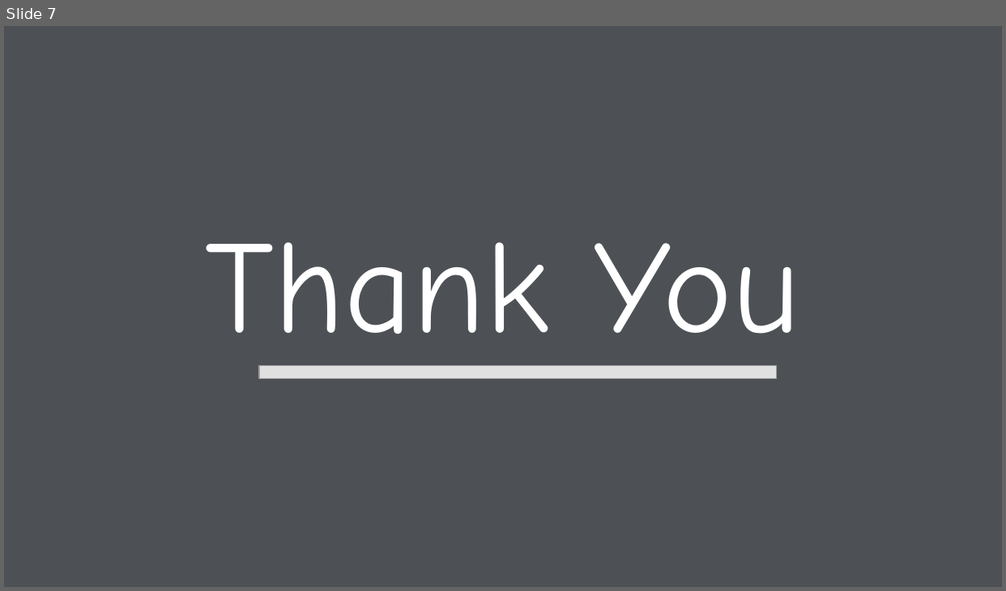
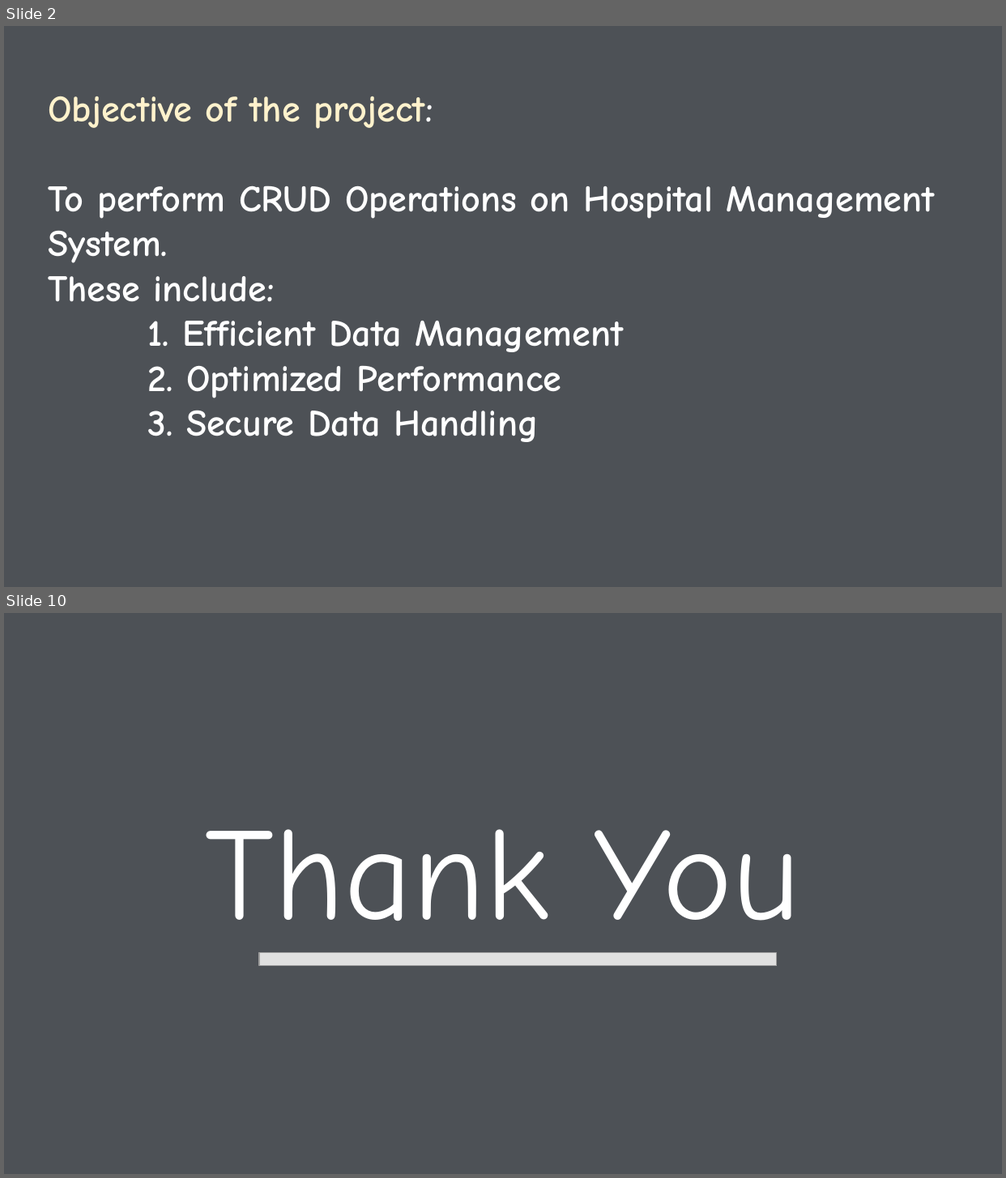
Before and after one commit to supriya-ambarkar/Hospital_Management_System_Project, a slide deck: PPT Hospital Management System.pptx. Shown one above the other, each under a label of ours: slide 7 before the commit, slides 2 and 10 after it; the slides between them are not shown. The pictures are 1006x591 and 1006x1178 pixels, drawn with LibreOffice and Linux fonts; fonts in the diff are those of the drawing. Boxes give left, top, right and bottom in pixels: in the first picture for what was removed or moved away, otherwise in the second. Text is boxed around its words. In the diff, an @@ line names an element or a change of style, - is before the commit and + after.

```diff
--- a/PPT Hospital Management System.pptx
+++ b/PPT Hospital Management System.pptx
@@ slide 2 added at (4, 26, 1002, 587), background #4D5156 @@
@@ title added at (48, 96, 935, 442), 27 pt, text #FFFFFF, bold @@
+Objective of the project:
+To perform CRUD Operations on Hospital Management System.
+These include:
+1. Efficient Data Management
+2. Optimized Performance
+3. Secure Data Handling
@@ what was slide 7 is now slide 10 @@
```
Also in this commit, not shown: 5 slides changed, 2 other slides added, 3 other files.
